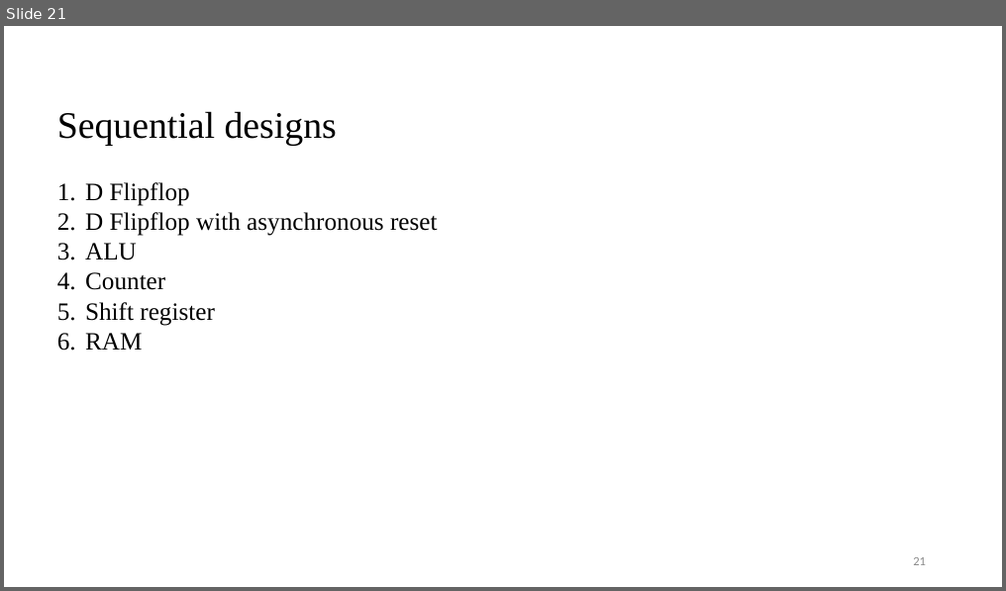
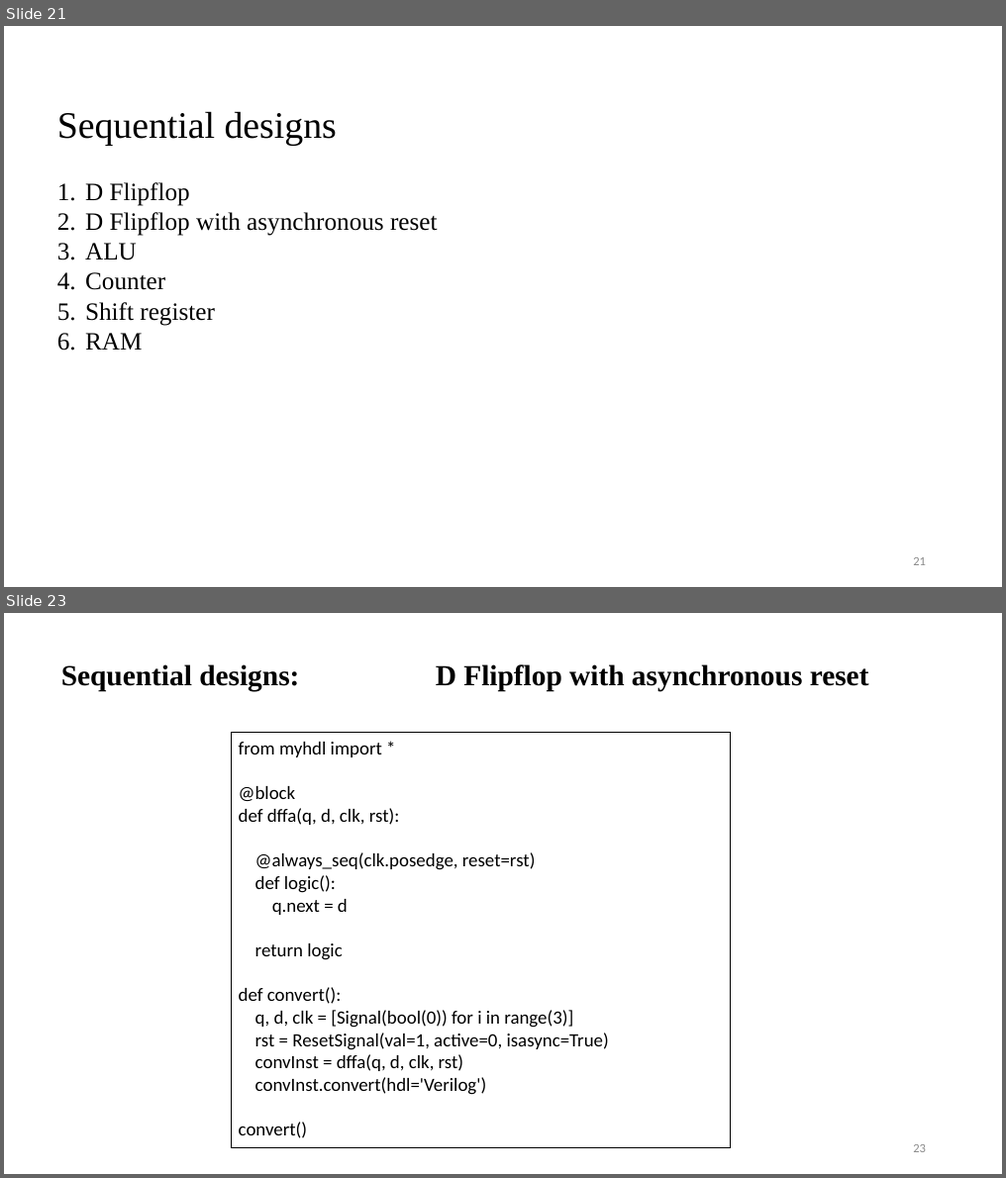
Before and after one commit to visionvlsi/Proj_HLS_phase1, a slide deck: hls_phase1.pptx. Shown one above the other, each under a label of ours: slide 21 before the commit, slides 21 and 23 after it; the slides between them are not shown. The pictures are 1006x591 and 1006x1178 pixels, drawn with LibreOffice and Linux fonts; fonts in the diff are those of the drawing. Boxes give left, top, right and bottom in pixels: in the first picture for what was removed or moved away, otherwise in the second. Text is boxed around its words. In the diff, an @@ line names an element or a change of style, - is before the commit and + after.

```diff
--- a/hls_phase1.pptx
+++ b/hls_phase1.pptx
@@ slide 23 added at (4,613,1002,1174), background #FFFFFF @@
@@ text added at (61,664,869,691), 28 pt, text #000000, bold @@
+Sequential designs: D Flipflop with asynchronous reset
@@ rectangle added at (231,733,731,1149), outline #000000 0.75 pt, 18 pt, text #000000 @@
+from myhdl import *
+@block
+def dffa(q, d, clk, rst):
+@always_seq(clk.posedge, reset=rst)
+def logic():
+q.next = d
+return logic
+def convert():
+q, d, clk = [Signal(bool(0)) for i in range(3)]
+rst = ResetSignal(val=1, active=0, isasync=True)
+convInst = dffa(q, d, clk, rst)
+convInst.convert(hdl='Verilog')
+convert()
@@ page number added at (913,1145,926,1153), 12 pt, text #8C8C8C @@
+23
```
Also in this commit, not shown: 8 other slides added.
